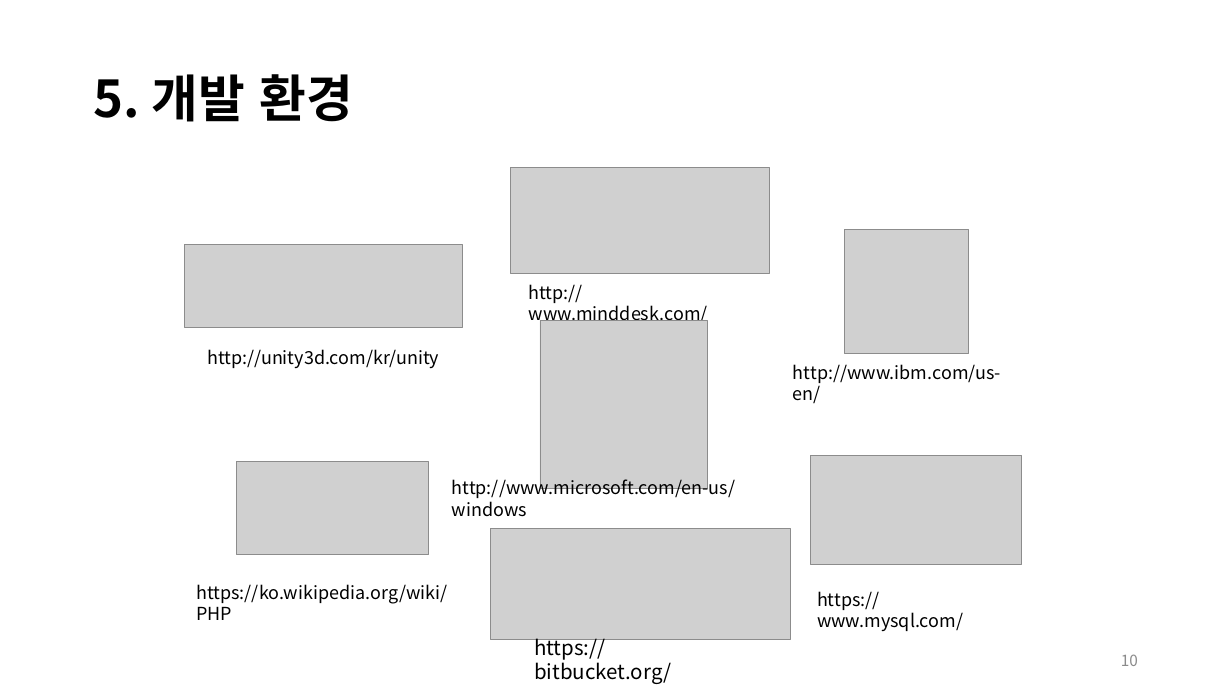
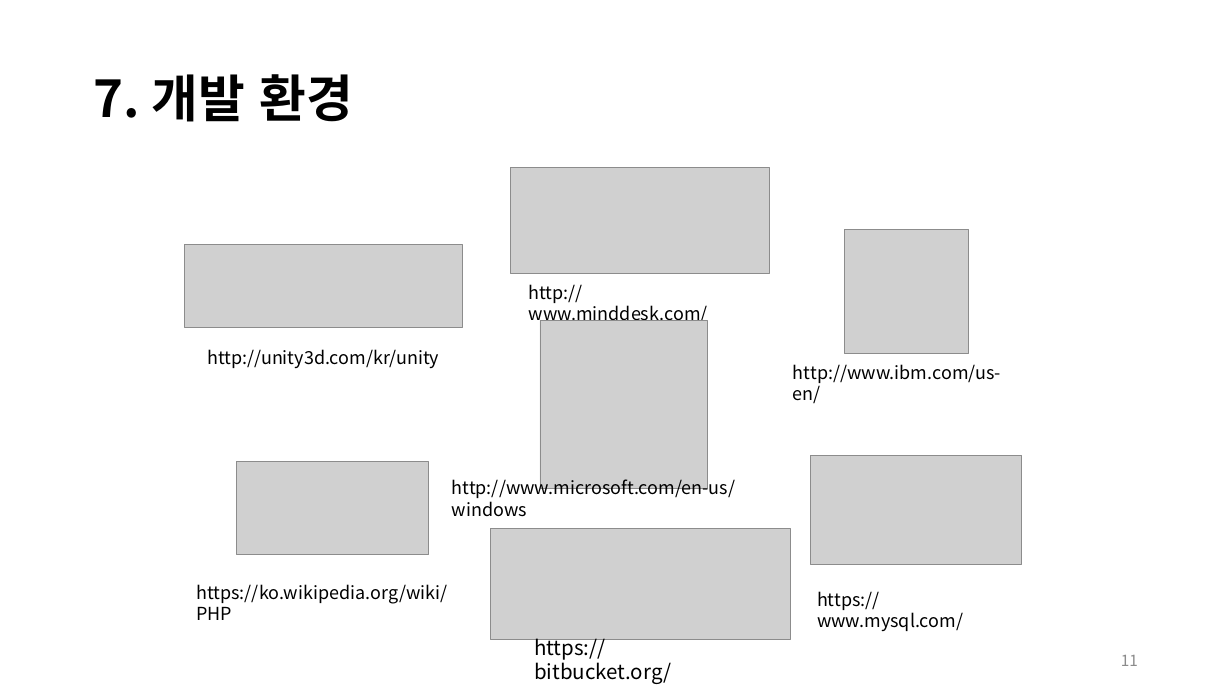
Before and after one commit to JinsooLee-Testing/aww, a slide deck: slide 11 of 기획문서/중간발표/Aww_중간발표.pptx (slide 10 before the commit). Drawn at 1232x693 pixels with LibreOffice and Linux fonts; fonts in the diff are those of the drawing; grey boxes stand for pictures; background and template pictures are left out. Boxes give left, top, right and bottom in pixels: in the first picture for what was removed or moved away, otherwise in the second. Text is boxed around its words. In the diff, an @@ line names an element or a change of style, - is before the commit and + after.

```diff
--- a/기획문서/중간발표/Aww_중간발표.pptx
+++ b/기획문서/중간발표/Aww_중간발표.pptx
@@ title at bbox=[94, 74, 354, 122]: text changed @@
-5. 개발 환경
+7. 개발 환경
@@ page number at bbox=[1121, 655, 1138, 666]: text changed @@
-10
+11
```
Also in this commit, not shown: 8 other slides changed, 2 slides added, 1 other file.
